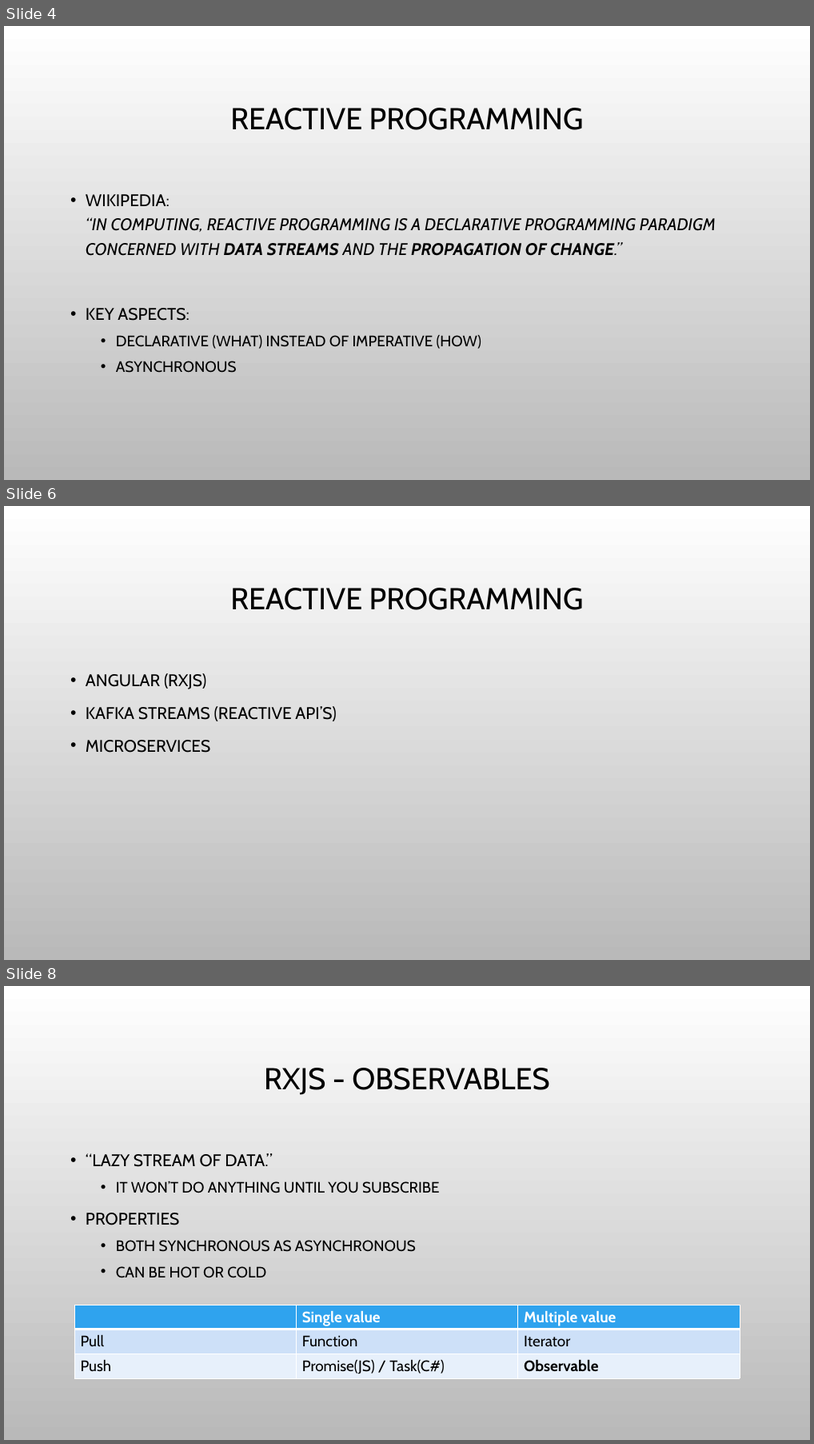
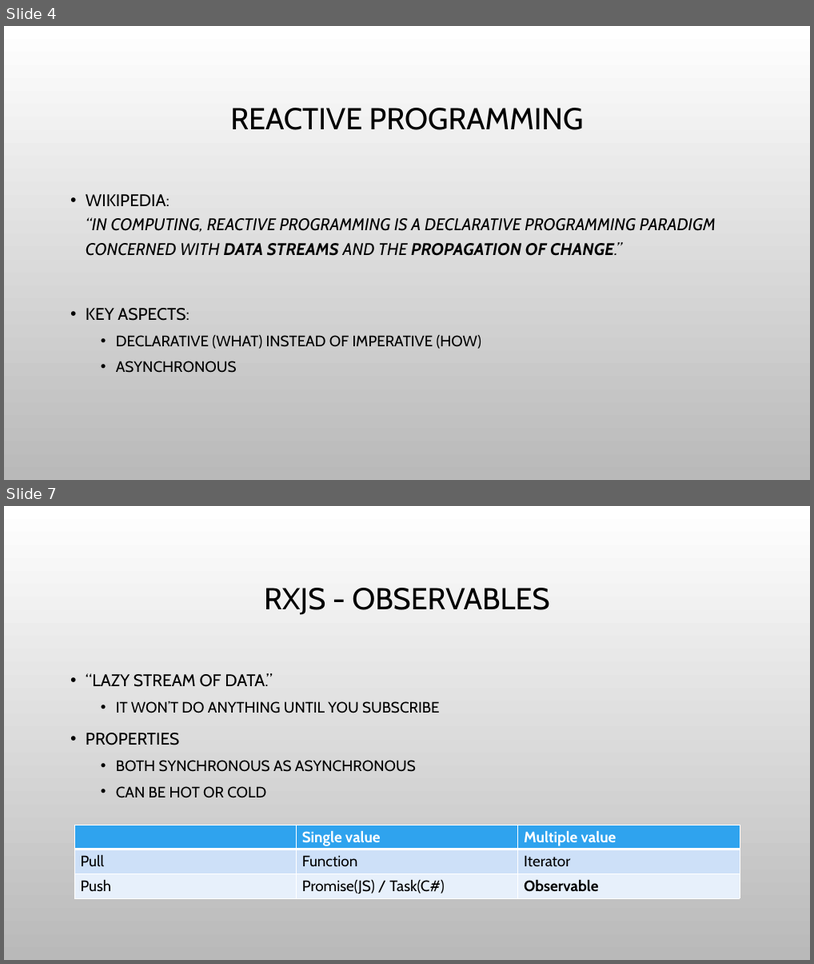
Before and after one commit to bertleemput/reactive-demo, a slide deck: Reactive Programming.pptx. Shown one above the other, each under a label of ours: slides 4, 6 and 8 before the commit, slides 4 and 7 after it; the slides between them are not shown. The pictures are 814x1444 and 814x964 pixels, drawn with LibreOffice and Linux fonts; fonts in the diff are those of the drawing; background and template pictures are left out. Boxes give left, top, right and bottom in pixels: in the first picture for what was removed or moved away, otherwise in the second. Text is boxed around its words. In the diff, an @@ line names an element or a change of style, - is before the commit and + after.

```diff
--- a/Reactive Programming.pptx
+++ b/Reactive Programming.pptx
@@ slide 6 removed at (x1=4, y1=506, x2=810, y2=960), background picture (left out) @@
@@ title removed at (x1=230, y1=588, x2=584, y2=610) @@
-REACTIVE PROGRAMMING
@@ text removed at (x1=86, y1=673, x2=336, y2=752) @@
-• ANGULAR (RXJS)
-• KAFKA STREAMS (REACTIVE API’S)
-• MICROSERVICES
@@ what was slide 8 is now slide 7 @@
```
Also in this commit, not shown: 5 slides changed, 1 slide added, 3 other slides removed, 3 other files.
